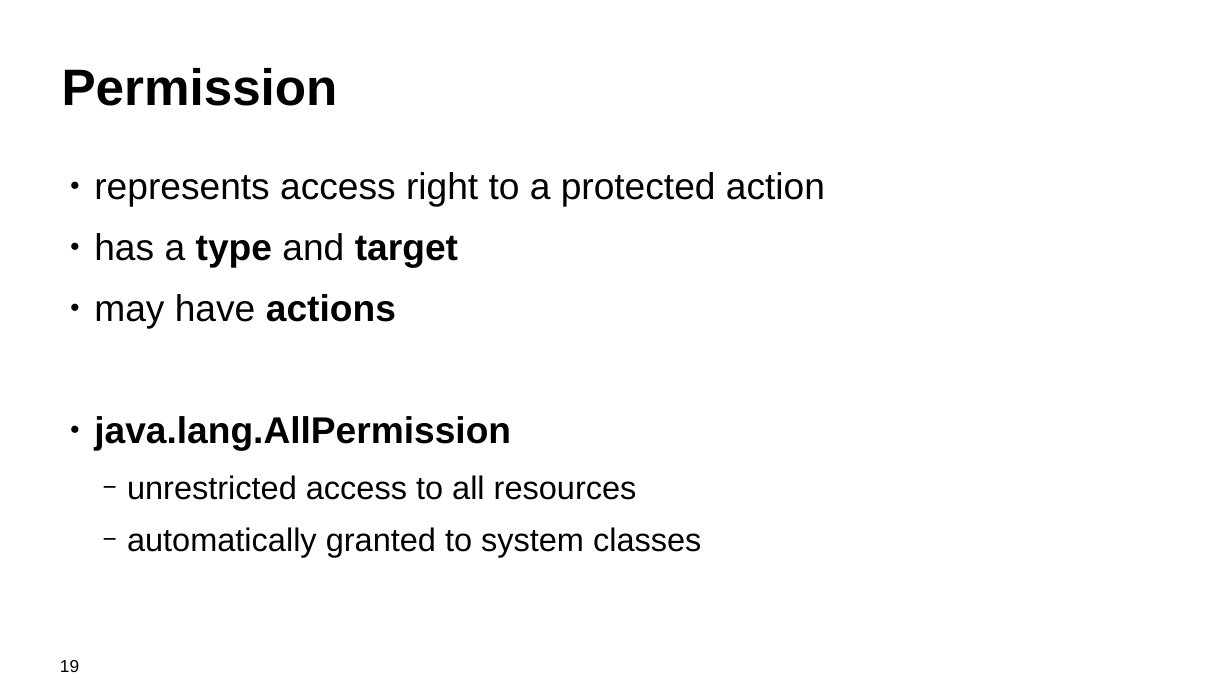
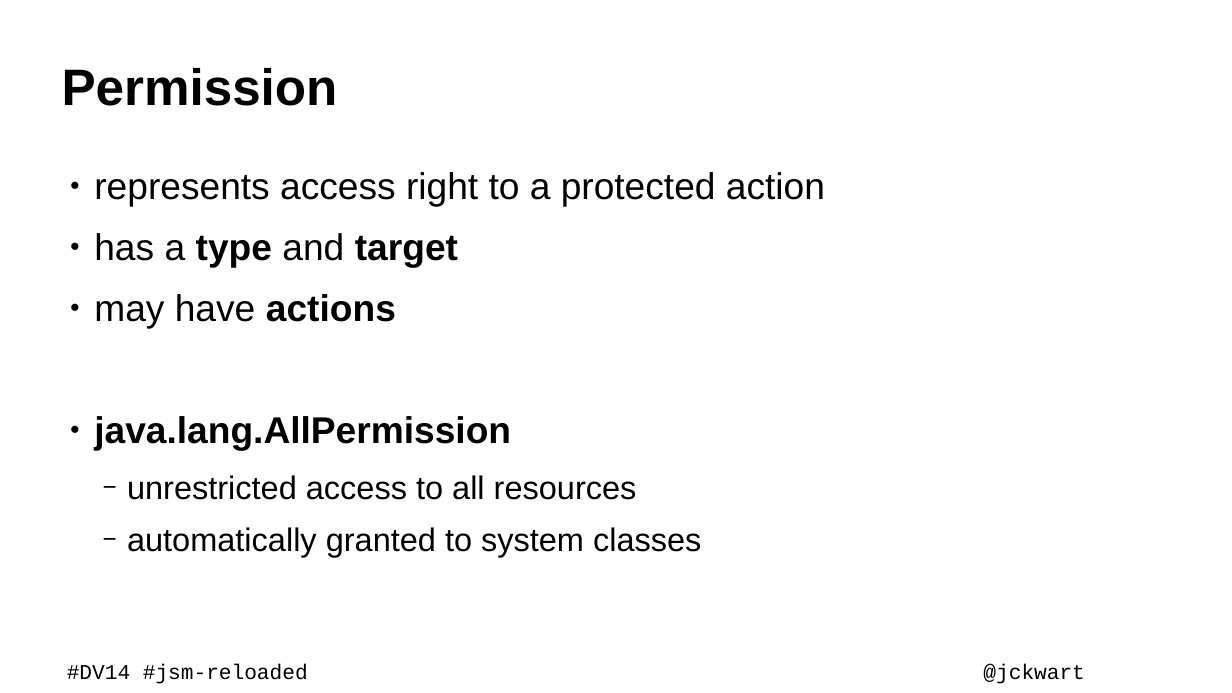
Before and after one commit to kwart/presentations, a slide deck: slide 17 of sec-man-reloaded.odp (slide 19 before the commit). Drawn at 1232x693 pixels with LibreOffice and Linux fonts; fonts in the diff are those of the drawing; background and template pictures are left out. Boxes give left, top, right and bottom in pixels: in the first picture for what was removed or moved away, otherwise in the second. Text is boxed around its words. In the diff, an @@ line names an element or a change of style, - is before the commit and + after.

```diff
--- a/sec-man-reloaded.odp
+++ b/sec-man-reloaded.odp
@@ page number removed at bbox=[60, 660, 79, 672] @@
-19
@@ text added at bbox=[67, 664, 308, 684], 22 pt, text #000000 @@
+#DV14 #jsm-reloaded
@@ text added at bbox=[983, 664, 1084, 684], 22 pt, text #000000 @@
+@jckwart
```
Also in this commit, not shown: 38 other slides changed, 3 slides added, 2 slides removed.
